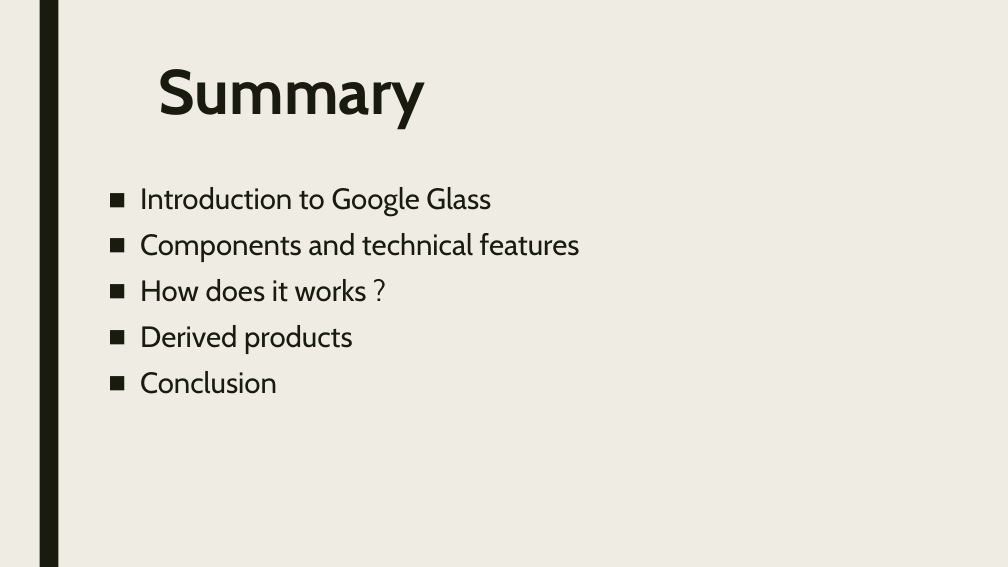
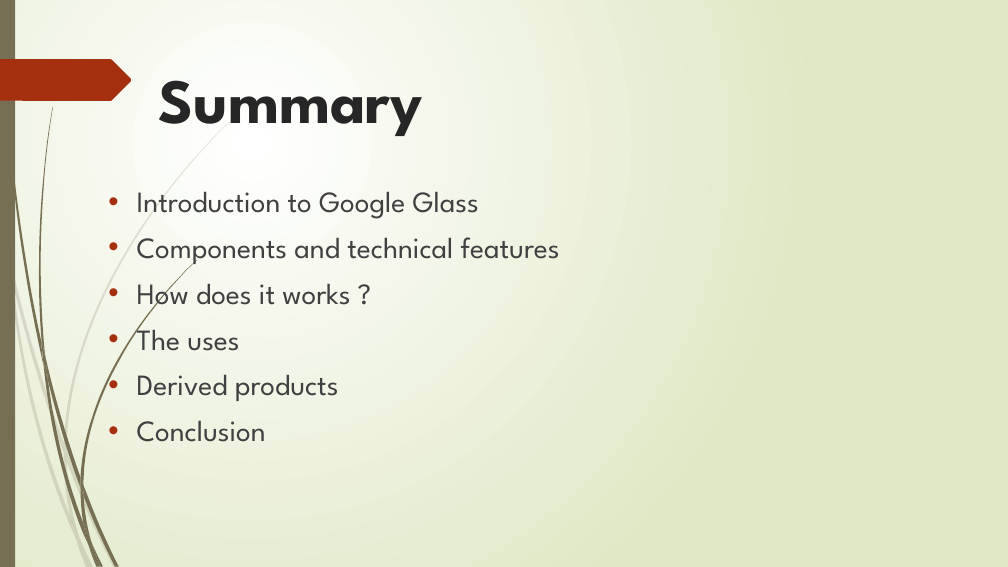
Before and after one commit to Sam-Litz/Info-BTS-SN-IR, a slide deck: slide 2 of BTS 1er année/Anglais/Anglais technique/Google Glass/Google Glass.pptx. Drawn at 1008x567 pixels with LibreOffice and Linux fonts; fonts in the diff are those of the drawing. Boxes give left, top, right and bottom in pixels: in the first picture for what was removed or moved away, otherwise in the second. Text is boxed around its words. In the diff, an @@ line names an element or a change of style, - is before the commit and + after.

```diff
--- a/BTS 1er année/Anglais/Anglais technique/Google Glass/Google Glass.pptx
+++ b/BTS 1er année/Anglais/Anglais technique/Google Glass/Google Glass.pptx
@@ background #EFEDE3 to gradient #FFFFFF to #DFE8C4 @@
@@ rectangle resized from (x1=39, y1=0, x2=58, y2=567) to (x1=0, y1=0, x2=15, y2=567) @@
@@ rectangle at (x1=0, y1=0, x2=15, y2=567): fill #191B0E to #766F54 @@
@@ freeform shape added at (x1=0, y1=59, x2=132, y2=101), fill #A53010 @@
@@ title "Summary" at (x1=159, y1=80, x2=423, y2=136): font Cabin to League Spartan, text colour #191B0E to #262626; line spacing 0.89 to 1 @@
@@ text at (x1=137, y1=191, x2=560, y2=442): font Cabin to League Spartan, text colour #191B0E to #404040; bullet ■ to •; line spacing 0.94 to 1; less space between paragraphs @@
@@ text at (x1=137, y1=320, x2=239, y2=351): paragraph added @@
+• The uses
@@ group added at (x1=0, y1=116, x2=236, y2=567): 10 freeform shapes @@
@@ group added at (x1=2, y1=0, x2=197, y2=567): 12 freeform shapes @@
```
Also in this commit, not shown: 3 other slides changed, 5 slides added, 1 slide removed, 4 other files.
